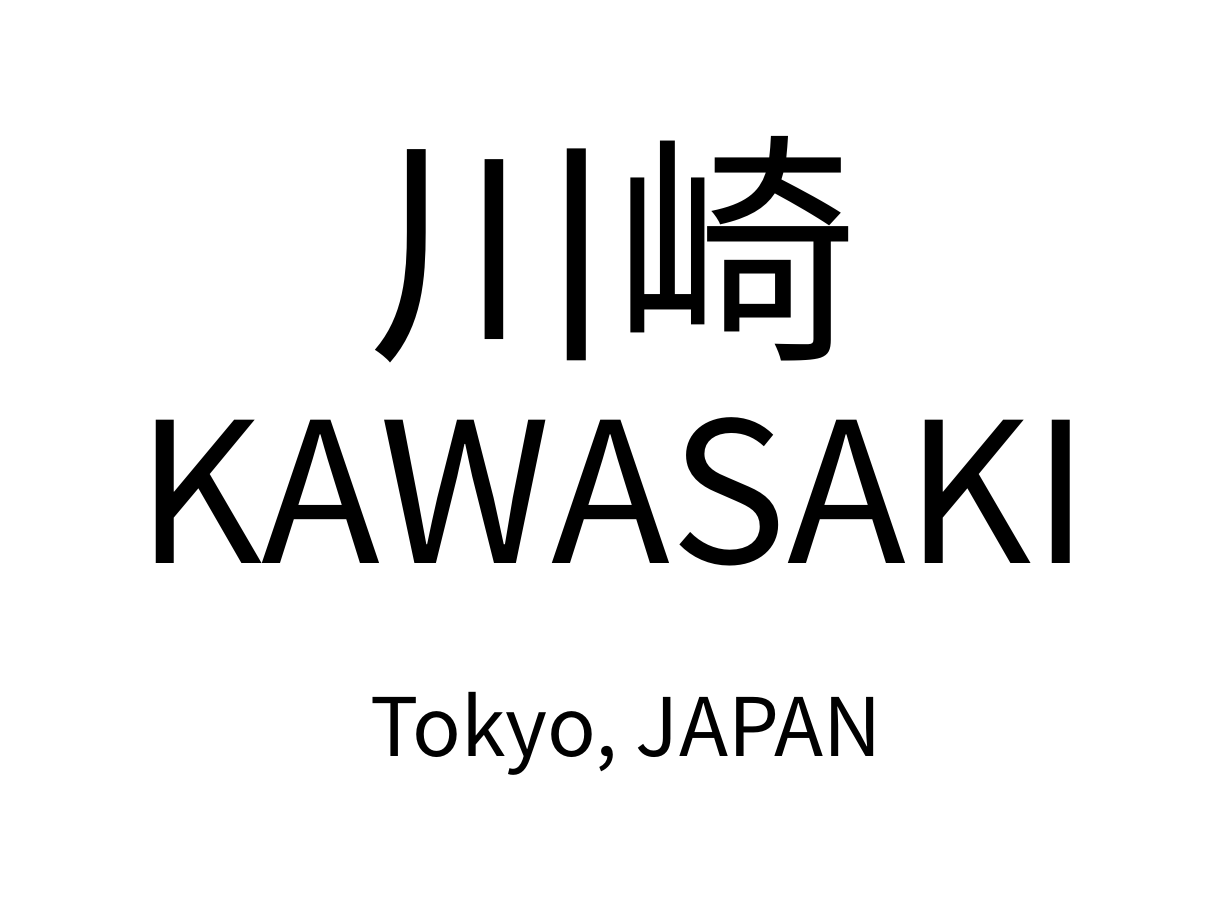
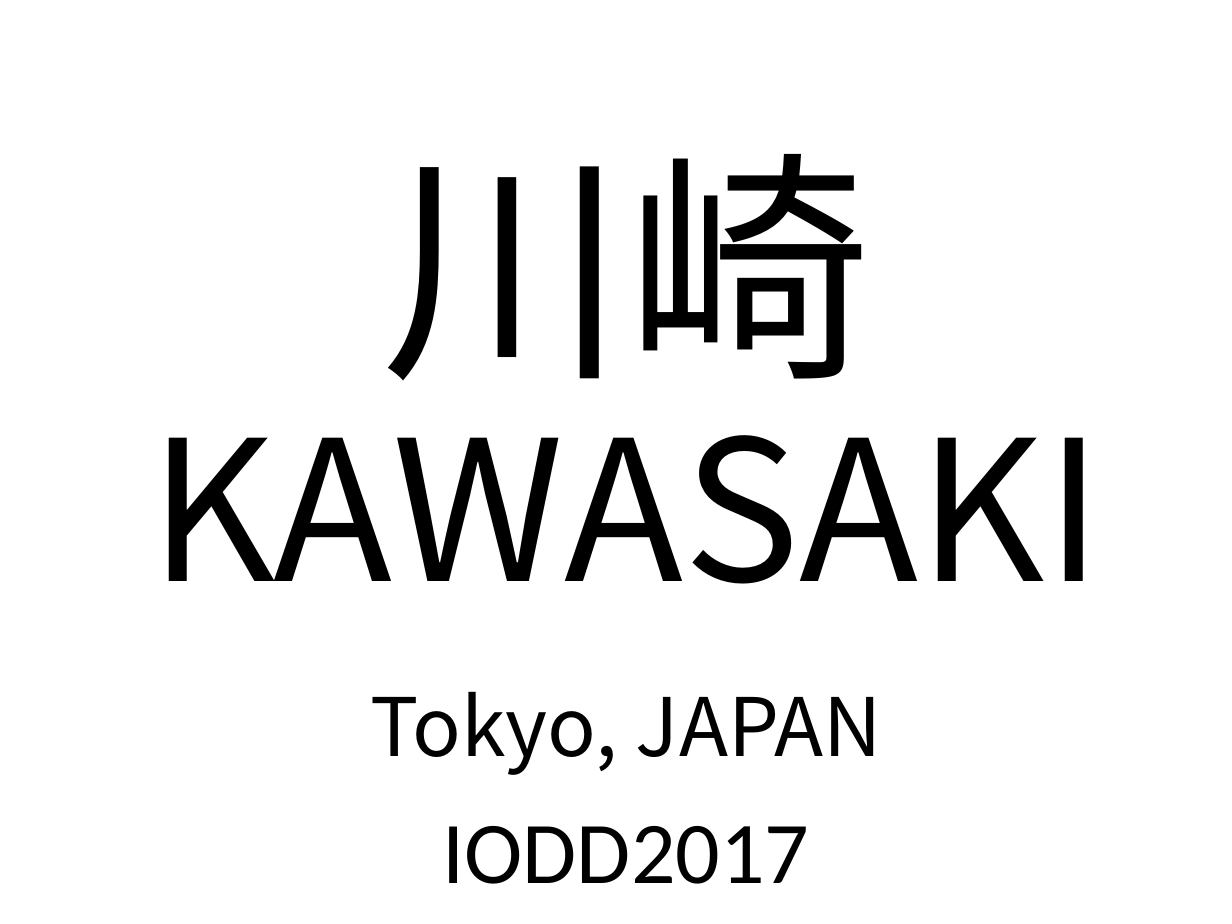
Before and after one commit to openkawasaki/iodd, a slide deck: slide 1 of 2017/kawasaki.pptx. Drawn at 1232x924 pixels with LibreOffice and Linux fonts; fonts in the diff are those of the drawing. Boxes give left, top, right and bottom in pixels: in the first picture for what was removed or moved away, otherwise in the second. Text is boxed around its words. In the diff, an @@ line names an element or a change of style, - is before the commit and + after.

```diff
--- a/2017/kawasaki.pptx
+++ b/2017/kawasaki.pptx
@@ title "川崎 KAWASAKI": place and size @@
-title "川崎 KAWASAKI" at <box>137,136,1090,566</box>
+title "川崎 KAWASAKI" at <box>150,154,1103,584</box>
@@ text added at <box>442,826,809,884</box>, 72 pt, text #000000 @@
+IODD2017
```
Also in this commit, not shown: 46 other files.
